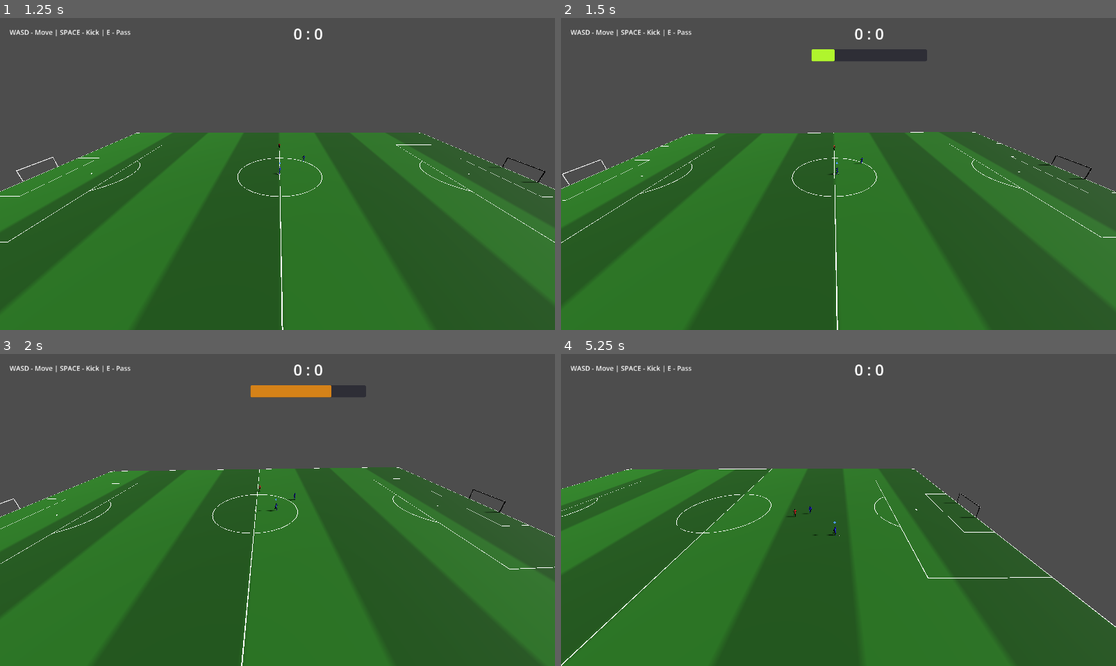
Above: before the commit, frames 1-4 (two rows, left to right).
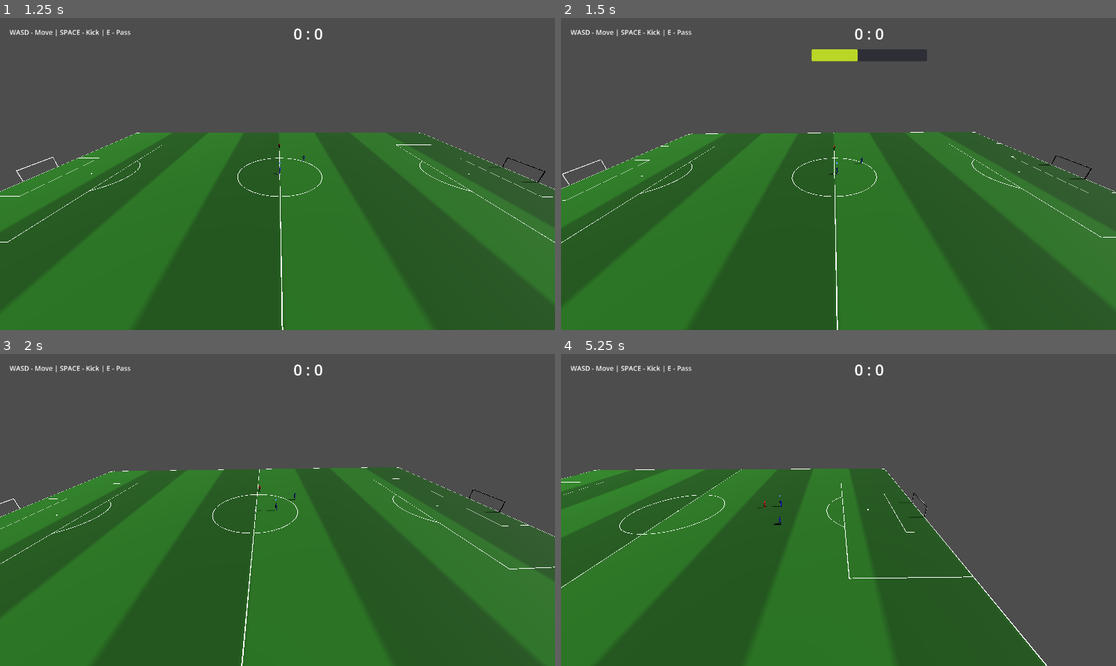
Above: after the commit, the same moments.

Repository: Churikov0112/open_football
Game: Godot game, scene res://scenes/main_menu.tscn
Same seed, same stepped clock (60 frames per second), same inputs: the game is played once before the commit and once after it.
Inputs:
- Up to frame 1 (1.25 s): click "Start Match" at 0.5 s
- Up to frame 2 (1.5 s): hold D (move_right) from 1.28 s (still down); hold Space (kick) from 1.28 s (still down)
- Up to frame 3 (2 s): keep holding D (move_right); keep holding Space (kick)
- Up to frame 4 (5.25 s): release D (move_right) at 2.03 s; release Space (kick) at 2.03 s; hold S (move_back) 2.03-2.78 s; tap E (pass) at 2.1, 5.1 s; hold D (move_right) 2.78-3.53 s; hold Shift (sprint) 2.78-3.53 s; hold W (move_forward) 3.53-4.28 s; tap Q (swap_player) at 3.6 s; hold Space (kick) 4.28-5.03 s; hold A (move_left) from 4.28 s (still down)

Frame 1 is identical in both runs. In frame 2, 0.3% of the frame differs, in the area x 45-54%, y 10-15%; in frame 3, 0.9%; in frame 4, 42%, in the area x 0-100%, y 36-100%.

Commit message:
tune: faster kick charge, low shots on weak power
Charge window shortened from 1s to 0.5s. Kick trajectory height now
scales with charge ratio (0.05 weak / 0.5 strong) instead of a fixed
0.5, so tapping the kick gives a low shot rather than always lofting.

Diff:
--- a/scripts/match/match_manager.gd
+++ b/scripts/match/match_manager.gd
@@ -49,7 +49,7 @@
 var _kick_charge: float = 0.0
 var _kick_charge_player: CharacterBody3D
 const KICK_CHARGE_MIN_TIME: float = 0.3
-const KICK_CHARGE_MAX_TIME: float = 1.0
+const KICK_CHARGE_MAX_TIME: float = 0.5
 const KICK_POWER_MIN: float = 12.0
 const KICK_POWER_MAX: float = 25.0
 
@@ -661,7 +661,7 @@
 	var ratio := clampf(_kick_charge / KICK_CHARGE_MAX_TIME, 0.0, 1.0)
 	var power := lerpf(KICK_POWER_MIN, KICK_POWER_MAX, ratio)
 	var dir: Vector3 = ball.get_dribble_direction()
-	dir.y = 0.5
+	dir.y = lerpf(0.05, 0.5, ratio)  # слабый удар — низом, сильный — с подъёмом
 	var player := _kick_charge_player
 	_cancel_kick_charge()
 
